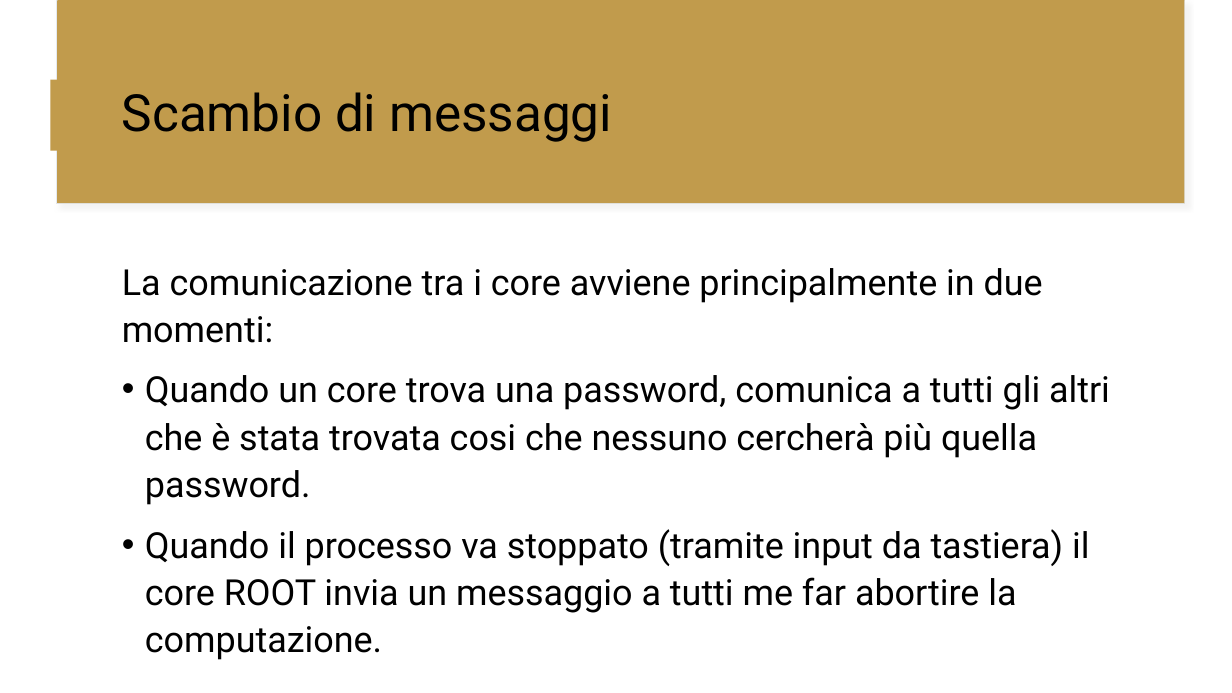
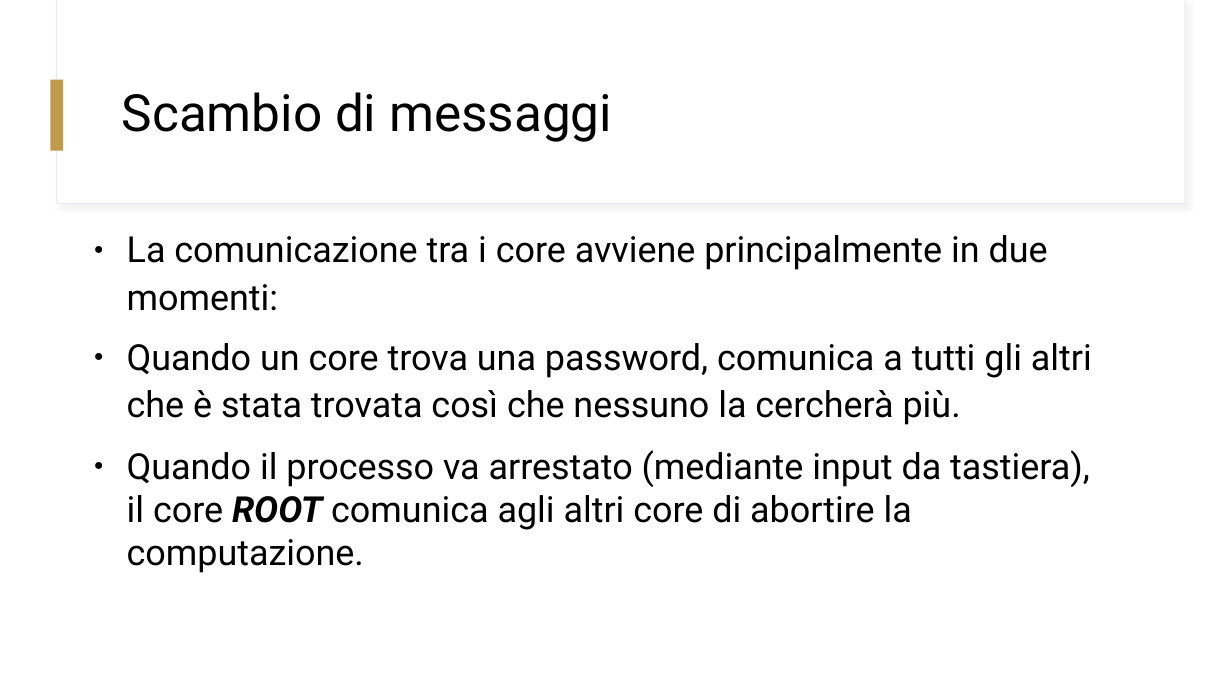
Before and after one commit to GiorgioBelli/npJohn, a slide deck: slide 7 of docs/NPJohn.pptx (slide 9 before the commit). Drawn at 1232x693 pixels with LibreOffice and Linux fonts; fonts in the diff are those of the drawing. Boxes give left, top, right and bottom in pixels: in the first picture for what was removed or moved away, otherwise in the second. Text is boxed around its words. In the diff, an @@ line names an element or a change of style, - is before the commit and + after.

```diff
--- a/docs/NPJohn.pptx
+++ b/docs/NPJohn.pptx
@@ rectangle at [56,0,1185,204]: fill #C19B4C to #FFFFFF @@
@@ rectangle at [57,0,1185,203]: fill #C19B4C to #FFFFFF @@
@@ text "La comunicazione tra i core ...": place and size @@
-text "La comunicazione tra i core ..." at [122,268,1110,613]
+text "La comunicazione tra i core ..." at [127,235,1092,573]
@@ text at [127,235,1048,311]: bullet none to ● @@
@@ text at [127,343,1092,573]: text changed @@
-• Quando un core trova una password, comunica a tutti gli altri che è stata trovata cosi che nessuno cercherà più quella password.
-• Quando il processo va stoppato (tramite input da tastiera) il core ROOT invia un messaggio a tutti me far abortire la computazione.
+● Quando un core trova una password, comunica a tutti gli altri che è stata trovata così che nessuno la cercherà più.
+● Quando il processo va arrestato (mediante input da tastiera), il core ROOT comunica agli altri core di abortire la computazione.
```
Also in this commit, not shown: 6 other slides changed, 1 slide added, 3 slides removed, 2 other files.
